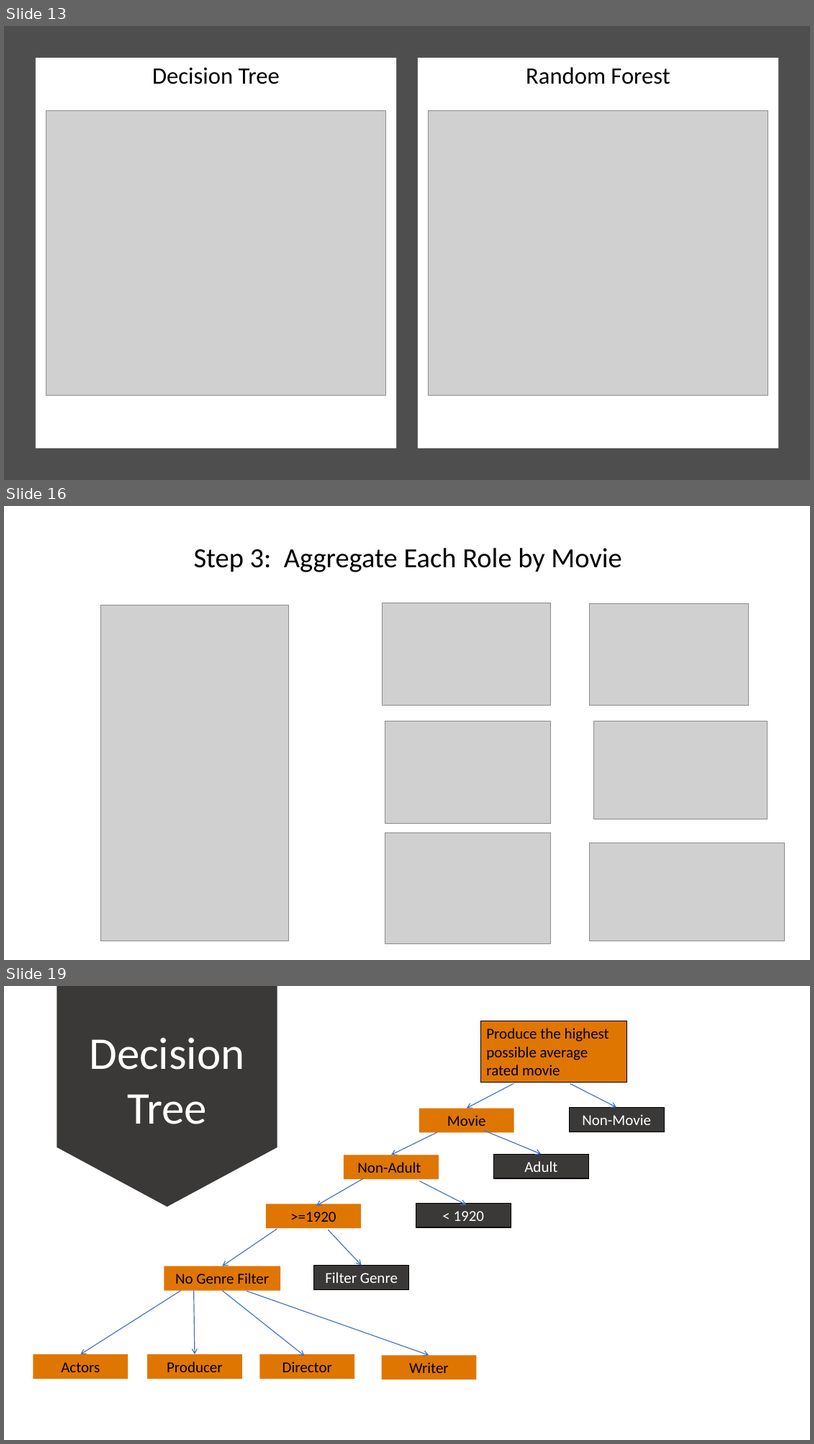
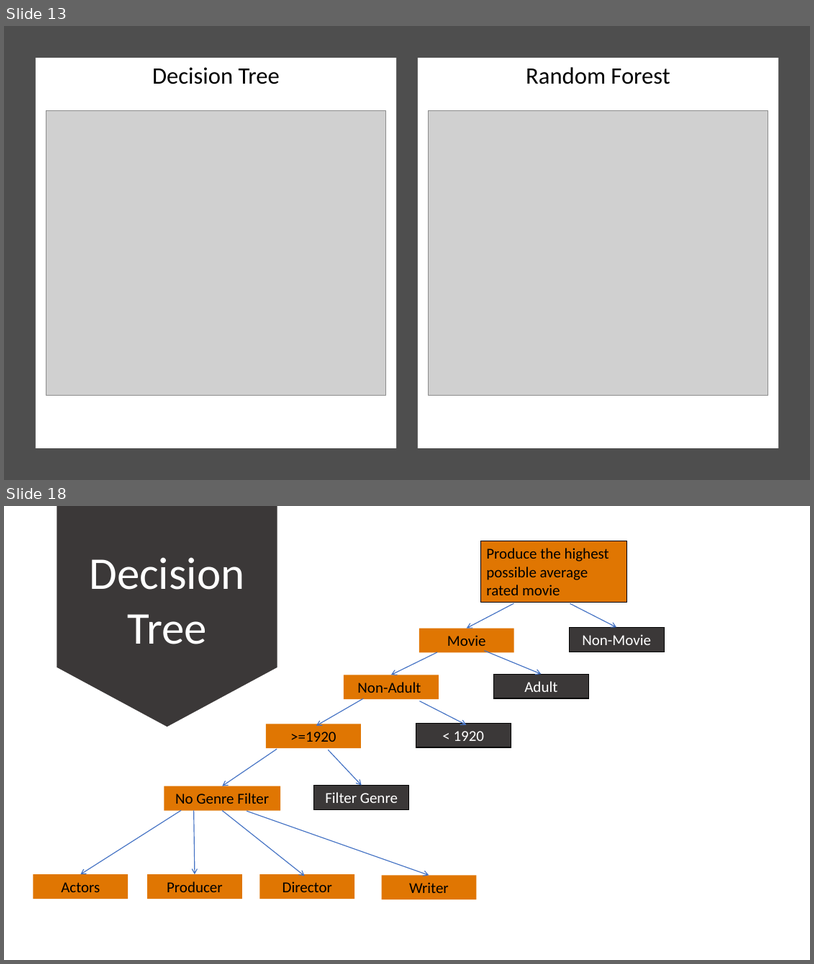
Before and after one commit to dniedermier-cscc/Scrum-Lords-Capstone-2018, a slide deck: Presentation/ScrumLords_Capstone.pptx. Shown one above the other, each under a label of ours: slides 13, 16 and 19 before the commit, slides 13 and 18 after it; the slides between them are not shown. The pictures are 814x1444 and 814x964 pixels, drawn with LibreOffice and Linux fonts; fonts in the diff are those of the drawing; grey boxes stand for pictures. Boxes give left, top, right and bottom in pixels: in the first picture for what was removed or moved away, otherwise in the second. Text is boxed around its words. In the diff, an @@ line names an element or a change of style, - is before the commit and + after.

```diff
--- a/Presentation/ScrumLords_Capstone.pptx
+++ b/Presentation/ScrumLords_Capstone.pptx
@@ slide 16 removed at bbox=[4, 506, 810, 960], background #FFFFFF @@
@@ title removed at bbox=[194, 548, 622, 572] @@
-Step 3: Aggregate Each Role by Movie
@@ picture removed at bbox=[100, 605, 290, 941] @@
@@ picture removed at bbox=[382, 602, 551, 705] @@
@@ picture removed at bbox=[590, 603, 750, 705] @@
@@ picture removed at bbox=[385, 721, 551, 824] @@
@@ picture removed at bbox=[594, 721, 767, 818] @@
@@ picture removed at bbox=[385, 833, 551, 943] @@
@@ picture removed at bbox=[590, 842, 786, 940] @@
@@ what was slide 19 is now slide 18 @@
```
Also in this commit, not shown: 4 slides changed.
